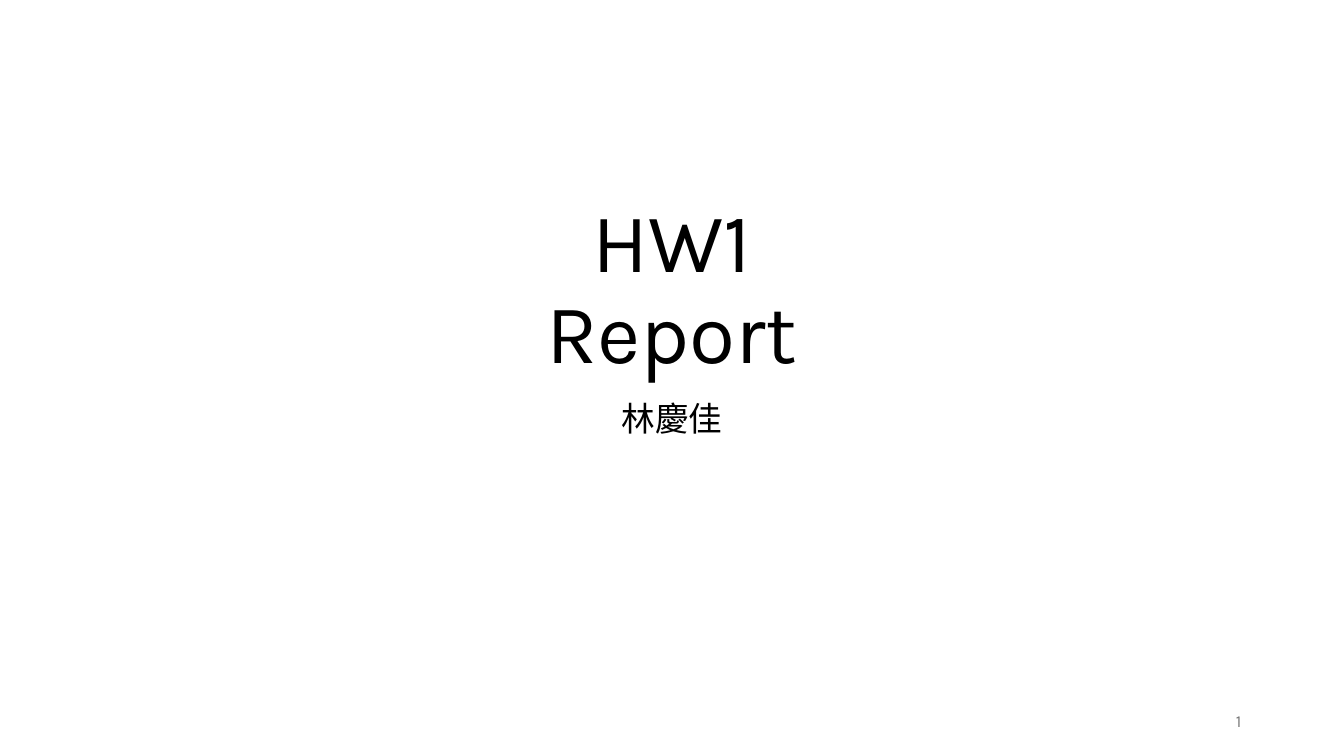
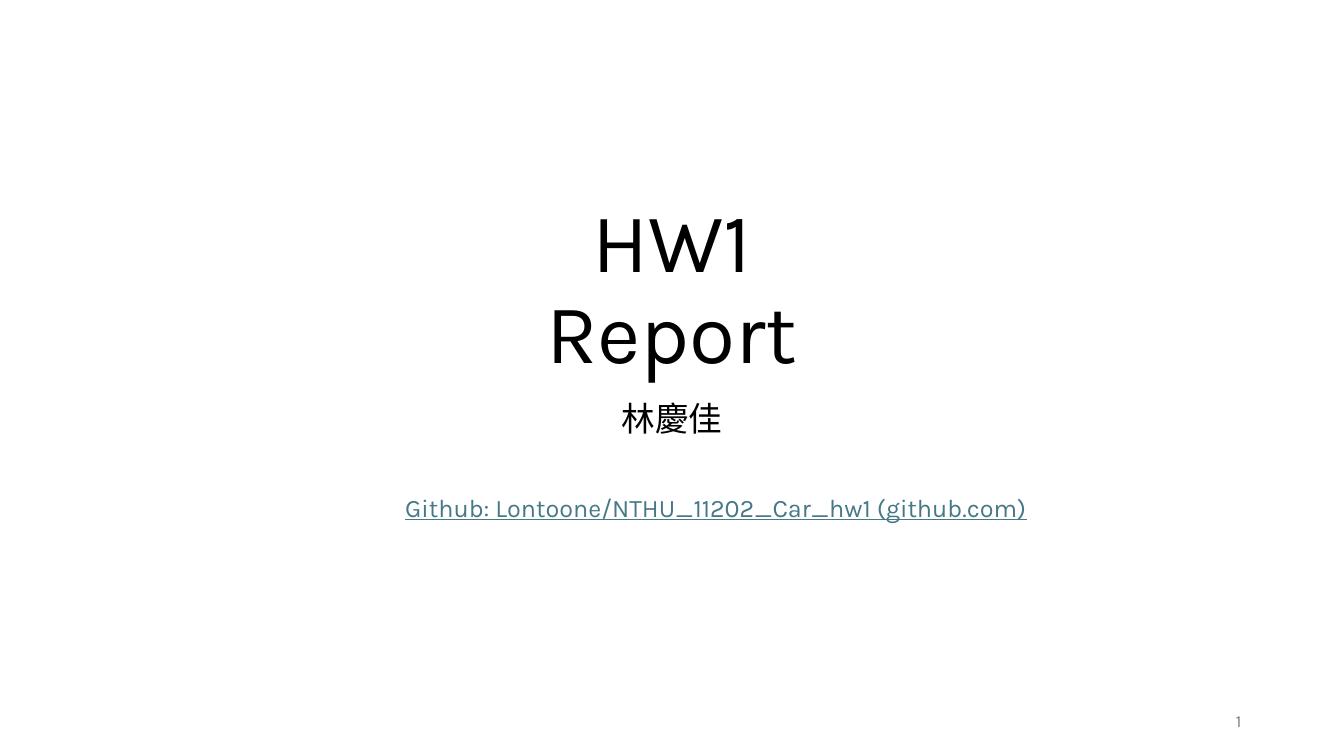
Before and after one commit to Lontoone/NTHU_11202_Car_hw1, a slide deck: slide 1 of HW1_Report.pptx. Drawn at 1344x756 pixels with LibreOffice and Linux fonts; fonts in the diff are those of the drawing. Boxes give left, top, right and bottom in pixels: in the first picture for what was removed or moved away, otherwise in the second. Text is boxed around its words. In the diff, an @@ line names an element or a change of style, - is before the commit and + after.

```diff
--- a/HW1_Report.pptx
+++ b/HW1_Report.pptx
@@ text added at [405,498,1026,523], 18 pt, text #467886, underline @@
+Github: Lontoone/NTHU_11202_Car_hw1 (github.com)
```
Also in this commit, not shown: 1 other slide changed, 1 slide added, 2 other files.
